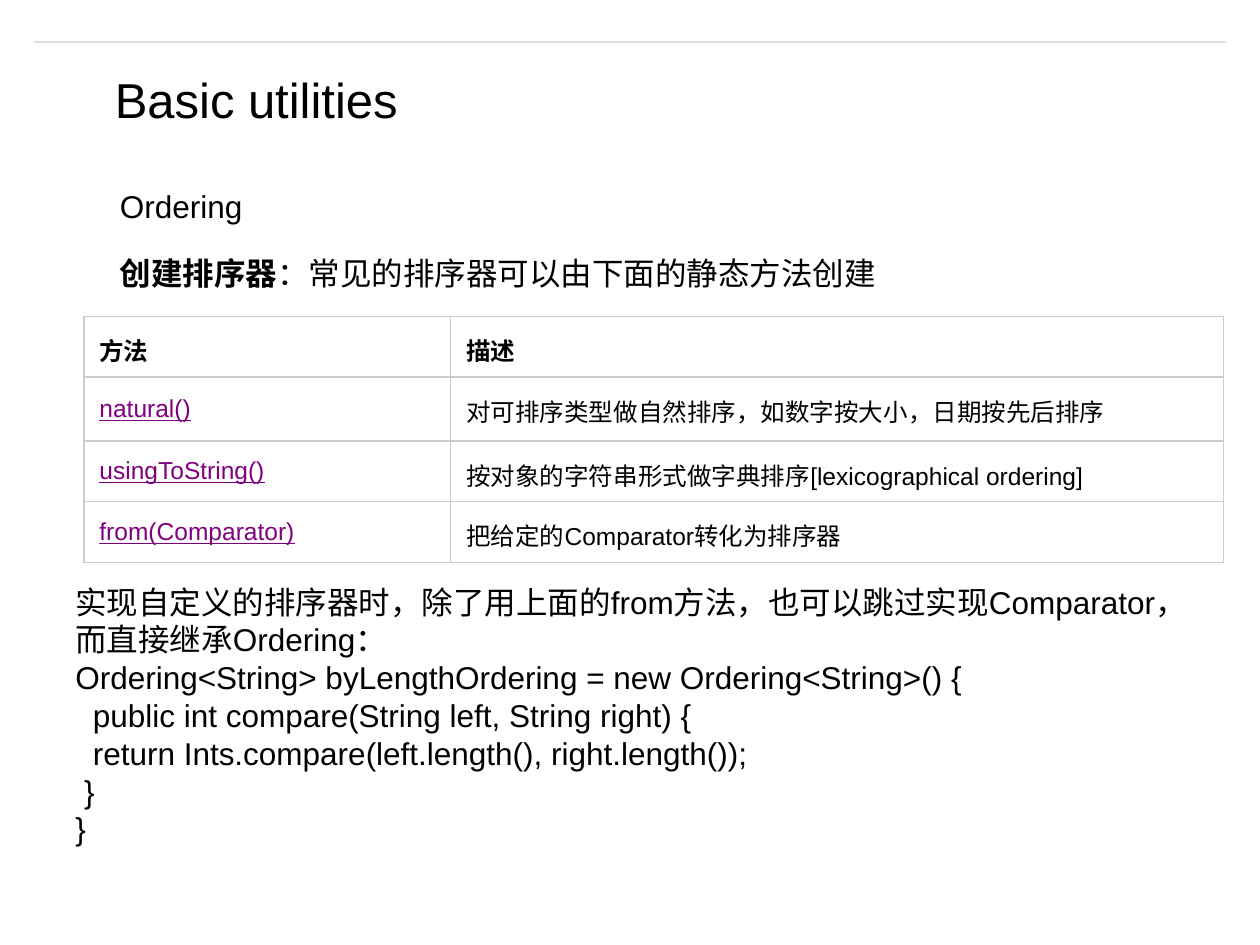
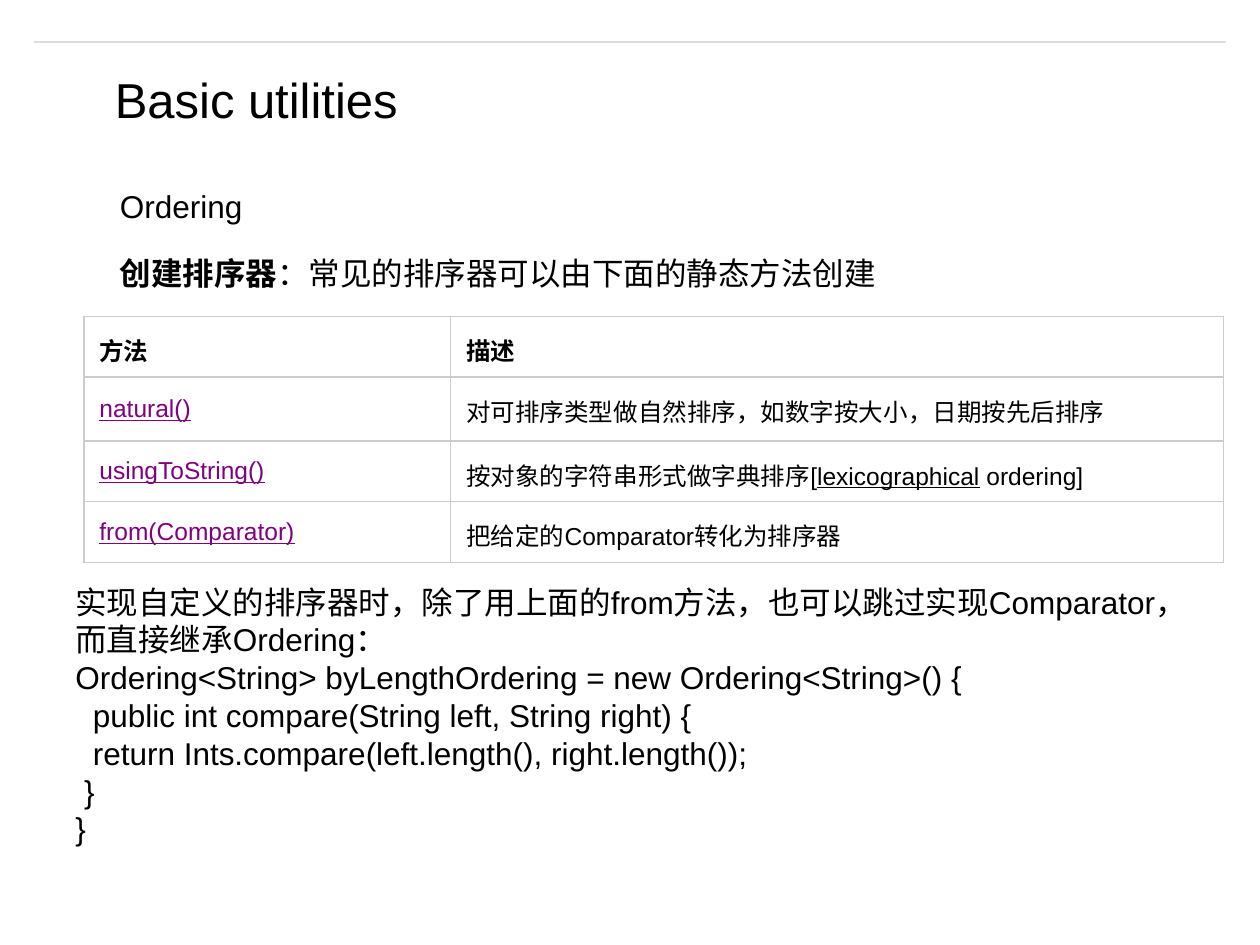
Before and after one commit to matt19870107/Guava, a slide deck: slide 22 of Guava.pptm. Drawn at 1260x945 pixels with LibreOffice and Linux fonts; fonts in the diff are those of the drawing; background and template pictures are left out. Boxes give left, top, right and bottom in pixels: in the first picture for what was removed or moved away, otherwise in the second. Text is boxed around its words. In the diff, an @@ line names an element or a change of style, - is before the commit and + after.

```diff
--- a/Guava.pptm
+++ b/Guava.pptm
@@ table at bbox=[84, 316, 1223, 563] @@
@@ underline on in "按对象的字符串形式做字典排序[lexicographical" @@
```
Also in this commit, not shown: 1 other slide changed, 1 slide removed, 2 other files.
